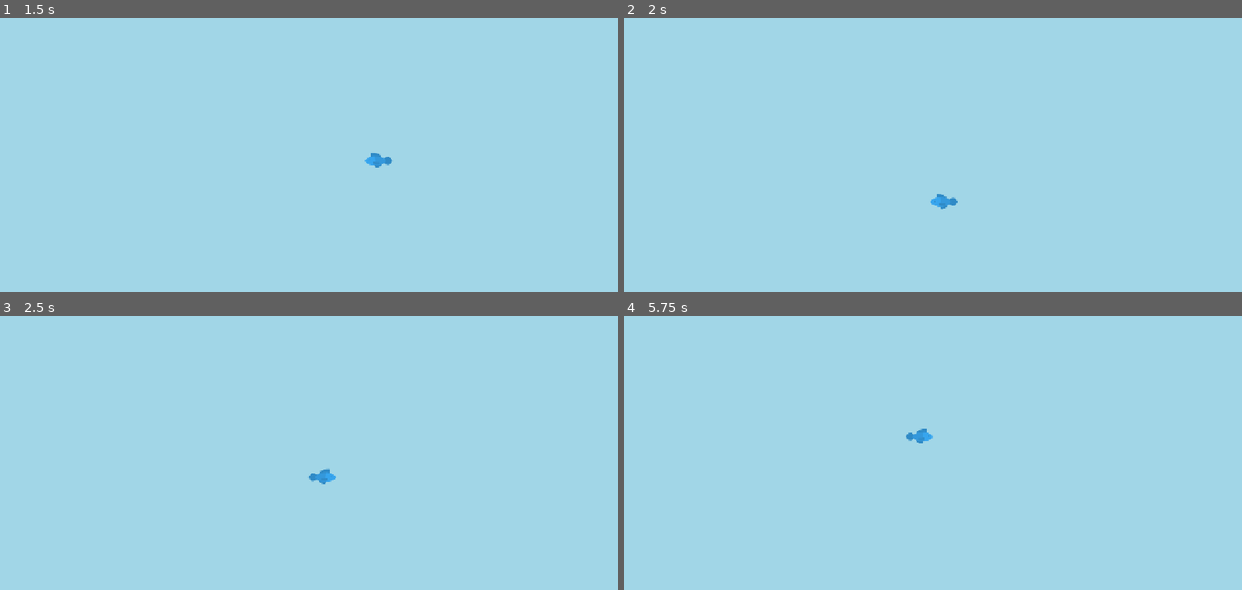
Above: before the commit, frames 1-4 (two rows, left to right).
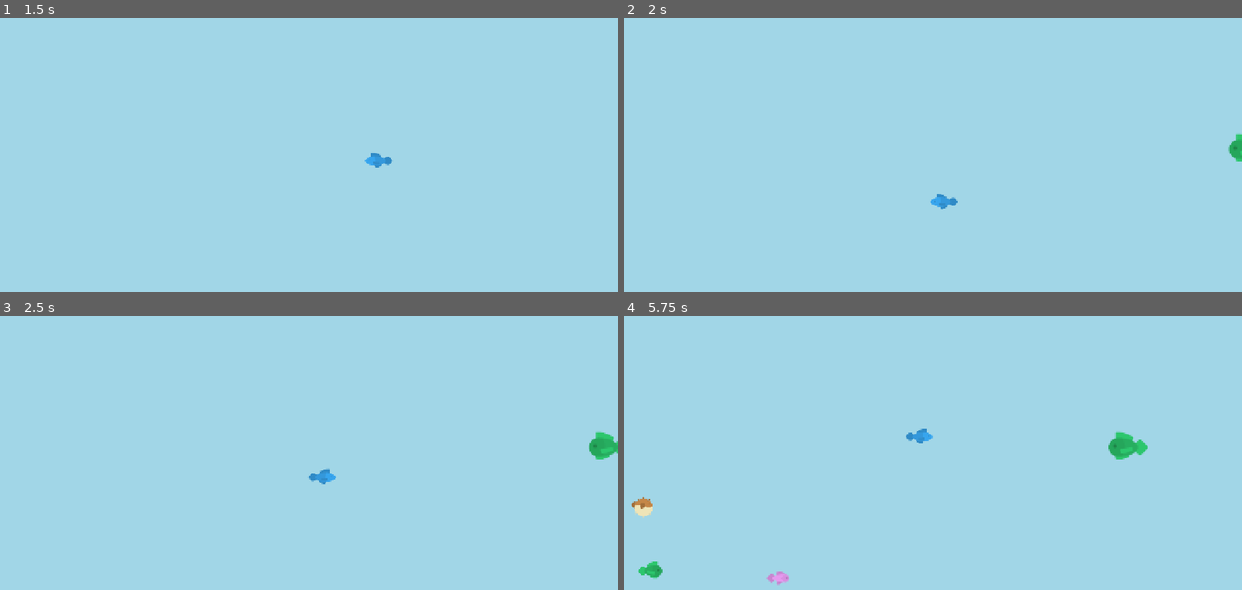
Above: after the commit, the same moments.

Repository: xsyt9527/111
Game: Godot game, scene res://scenes/Main.tscn
The game is run twice, just before and just after one commit, with the same random seed, the same clock (stepped at 60 frames per second) and the same inputs.
Inputs (mouse positions are in pixels of both pictures, inside the frame that each line leads up to):
- Up to frame 1 (1.5 s): tap Enter at 0.5 s; move the mouse to (444, 149) at 0.52 s; click (444, 149) at 0.67 s; drag from (185, 185) to (278, 237) at 1.27 s
- Up to frame 2 (2 s): no input
- Up to frame 3 (2.5 s): move the mouse to (370, 389) at 2.02 s; click (370, 389) at 2.17 s
- Up to frame 4 (5.75 s): drag from (902, 535) to (747, 414) at 2.77 s; move the mouse to (1118, 518) at 3.52 s; click (1118, 518) at 3.67 s; drag from (747, 414) to (840, 379) at 4.27 s; move the mouse to (963, 466) at 5.02 s; click (963, 466) at 5.17 s

Frame 1 is identical in both runs. In frame 2, 0.2% of the frame differs, in the area x 97-100%, y 41-53%; in frame 3, 0.3%; in frame 4, 0.9%, in the area x 1-85%, y 41-99%.

Commit message:
feat(TASK-002): NPC 鱼蓝图与鱼群生成器（随机间隔/边缘游入/出屏回收）

Diff:
--- a/docs/development_tasks/TASK-002_yuqun_shengcheng/LEARNING_STATE.json
+++ b/docs/development_tasks/TASK-002_yuqun_shengcheng/LEARNING_STATE.json
@@ -1,7 +1,7 @@
 {
   "task_id": "TASK-002",
   "task_spec_version": 1,
-  "learning_status": "not_started",
+  "learning_status": "in_progress",
   "concepts_introduced": [
     "随机数 randf_range() / Array.pick_random()（Godot 4 启动时自动播种）",
     "Timer 节点与 timeout 信号（时间驱动的生成）",
@@ -15,5 +15,14 @@
   "student_questions": [],
   "unresolved_concepts": [],
   "assistance_level": "full",
-  "evidence": []
+  "evidence": [
+    {
+      "evidence_type": "concept_explanation",
+      "step_id": "step-01",
+      "checkpoint_id": "orientation",
+      "summary": "学生完成两个设计决策：生成节奏选随机间隔（randf_range 重设 wait_time），随机外观选 NPC 在 _ready 自行决定",
+      "understanding_level": "recognized",
+      "observed_at": "2026-10-21T09:05:00Z"
+    }
+  ]
 }
--- a/docs/development_tasks/TASK-002_yuqun_shengcheng/TASK_STATE.json
+++ b/docs/development_tasks/TASK-002_yuqun_shengcheng/TASK_STATE.json
@@ -2,55 +2,89 @@
   "task_id": "TASK-002",
   "task_spec_version": 1,
   "approval_status": "approved",
-  "delivery_status": "approved",
-  "learning_status": "not_started",
+  "delivery_status": "in_progress",
+  "learning_status": "in_progress",
   "handoff_status": "not_started",
-  "current_step": null,
-  "current_checkpoint": null,
-  "next_action": "捕获实现基线后进入 step-01（orientation 检查点）",
+  "current_step": "step-04",
+  "current_checkpoint": "godot-inspection",
+  "next_action": "学生检查点：打开 Main.tscn 检查 YuQun→Dingshi 子树与检查器参数，F5 观察生成/游入/回收并用 Remote 面板确认数量；另需关闭 WPS 中的 docx 后重跑引擎词表生成",
   "implementation_baseline": {
-    "captured_at": null,
-    "commit": null,
-    "preexisting_changes": []
+    "captured_at": "2026-10-21T09:03:42.599557Z",
+    "commit": "898f03b8807190fdc77a47412e52a8dc0631e524",
+    "preexisting_changes": [
+      {
+        "path": "~$dot引擎词总表.docx",
+        "status": [
+          "untracked"
+        ],
+        "fingerprint": "sha256:12da0e7f2a3e94b688d607bfdbb5c6dfd9461ebd87fb0d8795e4d72e060b135f"
+      }
+    ]
   },
   "last_verified_commit": null,
   "integration_baseline_commit": null,
   "step_state": [
     {
       "step_id": "step-01",
-      "implementation_status": "pending",
-      "verification_status": "pending",
+      "implementation_status": "implemented",
+      "verification_status": "automated_checks_passed",
       "participation_status": "pending",
-      "changed_files": [],
-      "check_results": [],
-      "next_action": "待审批"
+      "changed_files": [
+        "scenes/YuNpc.tscn",
+        "scripts/yu_npc.gd",
+        "scripts/yu_npc.gd.uid"
+      ],
+      "check_results": [
+        "Godot 4.7.2 --headless --import exit 0",
+        "Godot 4.7.2 --headless --fixed-fps 60 --quit-after 360 exit 0"
+      ],
+      "next_action": "等待学生 godot-inspection / verification 检查点"
     },
     {
       "step_id": "step-02",
-      "implementation_status": "pending",
-      "verification_status": "pending",
+      "implementation_status": "implemented",
+      "verification_status": "automated_checks_passed",
       "participation_status": "pending",
-      "changed_files": [],
-      "check_results": [],
-      "next_action": "待审批"
+      "changed_files": [
+        "scenes/Main.tscn",
+        "scripts/yu_qun.gd",
+        "scripts/yu_qun.gd.uid"
+      ],
+      "check_results": [
+        "Godot 4.7.2 --headless --import exit 0",
+        "Godot 4.7.2 --headless --fixed-fps 60 --quit-after 360 exit 0"
+      ],
+      "next_action": "等待学生 godot-inspection / verification 检查点"
     },
     {
       "step_id": "step-03",
-      "implementation_status": "pending",
-      "verification_status": "pending",
+      "implementation_status": "implemented",
+      "verification_status": "automated_checks_passed",
       "participation_status": "pending",
-      "changed_files": [],
-      "check_results": [],
-      "next_action": "待审批"
+      "changed_files": [
+        "scripts/yu_qun.gd",
+        "scripts/yu_npc.gd"
+      ],
+      "check_results": [
+        "Godot 4.7.2 --headless --import exit 0",
+        "Godot 4.7.2 --headless --fixed-fps 60 --quit-after 360 exit 0"
+      ],
+      "next_action": "等待学生 godot-inspection / verification 检查点"
     },
     {
       "step_id": "step-04",
-      "implementation_status": "pending",
-      "verification_status": "pending",
+      "implementation_status": "implemented",
+      "verification_status": "automated_checks_passed",
       "participation_status": "pending",
-      "changed_files": [],
-      "check_results": [],
-      "next_action": "待审批"
+      "changed_files": [
+        "scripts/yu_npc.gd",
+        "scripts/yu_qun.gd"
+      ],
+      "check_results": [
+        "Godot 4.7.2 --headless --import exit 0",
+        "Godot 4.7.2 --headless --fixed-fps 60 --quit-after 360 exit 0"
+      ],
+      "next_action": "等待学生 godot-inspection / verification 检查点"
     }
   ],
   "approval_record": {
--- a/scenes/Main.tscn
+++ b/scenes/Main.tscn
@@ -3,6 +3,7 @@
 [ext_resource type="Script" uid="uid://dm0ffvkk7jrik" path="res://scripts/main.gd" id="1_main"]
 [ext_resource type="Texture2D" uid="uid://b83bkk62ctmr2" path="res://assets/sucai/kenney_fish/PNG/Default/background_terrain.png" id="2_haodi"]
 [ext_resource type="PackedScene" path="res://scenes/Yu.tscn" id="3_yu"]
+[ext_resource type="Script" path="res://scripts/yu_qun.gd" id="4_yuqun"]
 
 [node name="Main" type="Node2D" unique_id=1332066333]
 script = ExtResource("1_main")
@@ -15,4 +16,11 @@
 [node name="Yu" parent="." unique_id=546248040 instance=ExtResource("3_yu")]
 position = Vector2(640, 360)
 
+[node name="YuQun" type="Node2D" parent="."]
+script = ExtResource("4_yuqun")
+
+[node name="Dingshi" type="Timer" parent="YuQun"]
+wait_time = 1.0
+one_shot = true
+
 [editable path="Yu"]
--- /dev/null
+++ b/scenes/YuNpc.tscn
@@ -0,0 +1,17 @@
+[gd_scene load_steps=8 format=3]
+
+[ext_resource type="Script" path="res://scripts/yu_npc.gd" id="1_yu_npc"]
+[ext_resource type="Texture2D" uid="uid://cn6y4pp4rawlo" path="res://assets/sucai/kenney_fish/PNG/Default/fish_blue.png" id="2_tietu"]
+[ext_resource type="Texture2D" uid="uid://dwwtwi5p2ybon" path="res://assets/sucai/kenney_fish/PNG/Default/fish_red.png" id="3_tietu"]
+[ext_resource type="Texture2D" uid="uid://dx04fywl1q04r" path="res://assets/sucai/kenney_fish/PNG/Default/fish_green.png" id="4_tietu"]
+[ext_resource type="Texture2D" uid="uid://byh7e6e58q6pv" path="res://assets/sucai/kenney_fish/PNG/Default/fish_orange.png" id="5_tietu"]
+[ext_resource type="Texture2D" uid="uid://dlbq7ntq5hiiy" path="res://assets/sucai/kenney_fish/PNG/Default/fish_brown.png" id="6_tietu"]
+[ext_resource type="Texture2D" uid="uid://bjpfw8p2epqd1" path="res://assets/sucai/kenney_fish/PNG/Default/fish_pink.png" id="7_tietu"]
+
+[node name="YuNpc" type="Node2D"]
+position = Vector2(640, 360)
+script = ExtResource("1_yu_npc")
+tie_tu_shu_zu = Array[Texture2D]([ExtResource("2_tietu"), ExtResource("3_tietu"), ExtResource("4_tietu"), ExtResource("5_tietu"), ExtResource("6_tietu"), ExtResource("7_tietu")])
+
+[node name="Sprite2D" type="Sprite2D" parent="."]
+texture = ExtResource("2_tietu")
--- a/scripts/main.gd
+++ b/scripts/main.gd
@@ -15,4 +15,3 @@
 func _gengxin_mubiao(pingmu_zuobiao: Vector2) -> void:
 	# 更新目标点；本场景无相机，屏幕坐标即世界坐标
 	yu.mubiao_dian = pingmu_zuobiao
-	print("mubiao_dian = ", yu.mubiao_dian)  # 调试输出，第 2 课前移除
--- /dev/null
+++ b/scripts/yu_npc.gd
@@ -0,0 +1,28 @@
+extends Node2D
+class_name YuNpc
+# NPC 鱼：进入场景树时随机外观，之后沿直线游动，游出屏幕自动释放
+
+@export var tie_tu_shu_zu: Array[Texture2D]  # 候选贴图（检查器里拖入多种鱼）
+@export var tixing_fanwei := Vector2(0.6, 1.6)  # 体型系数随机范围：0.6 小 ~ 1.6 大
+@export var bianju := 80.0  # 屏幕外多远才算离开（像素）
+
+var tixing := 1.0  # 实际体型系数（第 3 课大小判定会读这个值）
+var sudu := 100.0  # 游速（像素/秒），由生成器写入
+var fangxiang := -1.0  # 1 向右，-1 向左，由生成器写入
+
+
+func _ready() -> void:
+	# 随机体型与贴图；Godot 4 启动时自动播种随机数，不需要 randomize()
+	tixing = randf_range(tixing_fanwei.x, tixing_fanwei.y)
+	scale = Vector2.ONE * tixing
+	if not tie_tu_shu_zu.is_empty():
+		$Sprite2D.texture = tie_tu_shu_zu.pick_random()
+	$Sprite2D.flip_h = fangxiang < 0.0  # 贴图默认朝右，向左游时翻转
+
+
+func _process(delta: float) -> void:
+	position.x += fangxiang * sudu * delta
+	# 用视口宽度做边界，不把 1280 写死
+	var pingmu_kuan := get_viewport_rect().size.x
+	if position.x < -bianju or position.x > pingmu_kuan + bianju:
+		queue_free()  # 游出屏幕：释放节点，避免越积越多
--- /dev/null
+++ b/scripts/yu_qun.gd
@@ -0,0 +1,57 @@
+extends Node2D
+class_name YuQun
+# 鱼群生成器：按随机间隔从屏幕两侧生成 NPC 鱼
+
+const YU_NPC_CHANGJING := preload("res://scenes/YuNpc.tscn")  # NPC 鱼蓝图
+
+@export var zuixiao_jiange := 0.6  # 两次生成之间的最短间隔（秒）
+@export var zuida_jiange := 1.8    # 两次生成之间的最长间隔（秒）
+@export var zuida_shuliang := 14   # 同屏 NPC 鱼数量上限
+@export var sudu_fanwei := Vector2(60.0, 160.0)  # 游速随机范围（像素/秒）
+
+@onready var dingshi: Timer = $Dingshi  # 定时器子节点
+
+
+func _ready() -> void:
+	# 定时器到点 → 生成一条鱼；只连接一次
+	dingshi.timeout.connect(_on_dingshi_timeout)
+	dingshi.start()
+
+
+func _on_dingshi_timeout() -> void:
+	# 没到上限才生成；无论是否生成，都安排下一次
+	if _dangqian_yu_shu() < zuida_shuliang:
+		_shengcheng_yi_tiao()
+	_pai_xia_yi_ci()
+
+
+func _dangqian_yu_shu() -> int:
+	# 只数 YuNpc 子节点（Dingshi 也是子节点，不能直接用 get_child_count）
+	var shu := 0
+	for zi in get_children():
+		if zi is YuNpc:
+			shu += 1
+	return shu
+
+
+func _shengcheng_yi_tiao() -> void:
+	var xin_yu: YuNpc = YU_NPC_CHANGJING.instantiate()
+	xin_yu.sudu = randf_range(sudu_fanwei.x, sudu_fanwei.y)
+
+	# 随机从左或右屏幕外进入；本场景无相机，视口坐标即世界坐标
+	var pingmu := get_viewport_rect().size
+	var gao := randf_range(60.0, pingmu.y - 60.0)  # 上下留 60 像素边距
+	if randf() < 0.5:
+		xin_yu.fangxiang = 1.0  # 从左边进，向右游
+		xin_yu.position = Vector2(-xin_yu.bianju, gao)
+	else:
+		xin_yu.fangxiang = -1.0  # 从右边进，向左游
+		xin_yu.position = Vector2(pingmu.x + xin_yu.bianju, gao)
+
+	add_child(xin_yu)  # 进树：触发 NPC 的 _ready（随机外观）
+
+
+func _pai_xia_yi_ci() -> void:
+	# 随机间隔：每次重新抽一个等待时长，鱼群密度有起伏
+	dingshi.wait_time = randf_range(zuixiao_jiange, zuida_jiange)
+	dingshi.start()
Not shown, added: scripts/yu_npc.gd.uid
Not shown, added: scripts/yu_qun.gd.uid
Not shown, changed: docs/引擎词总表.md
